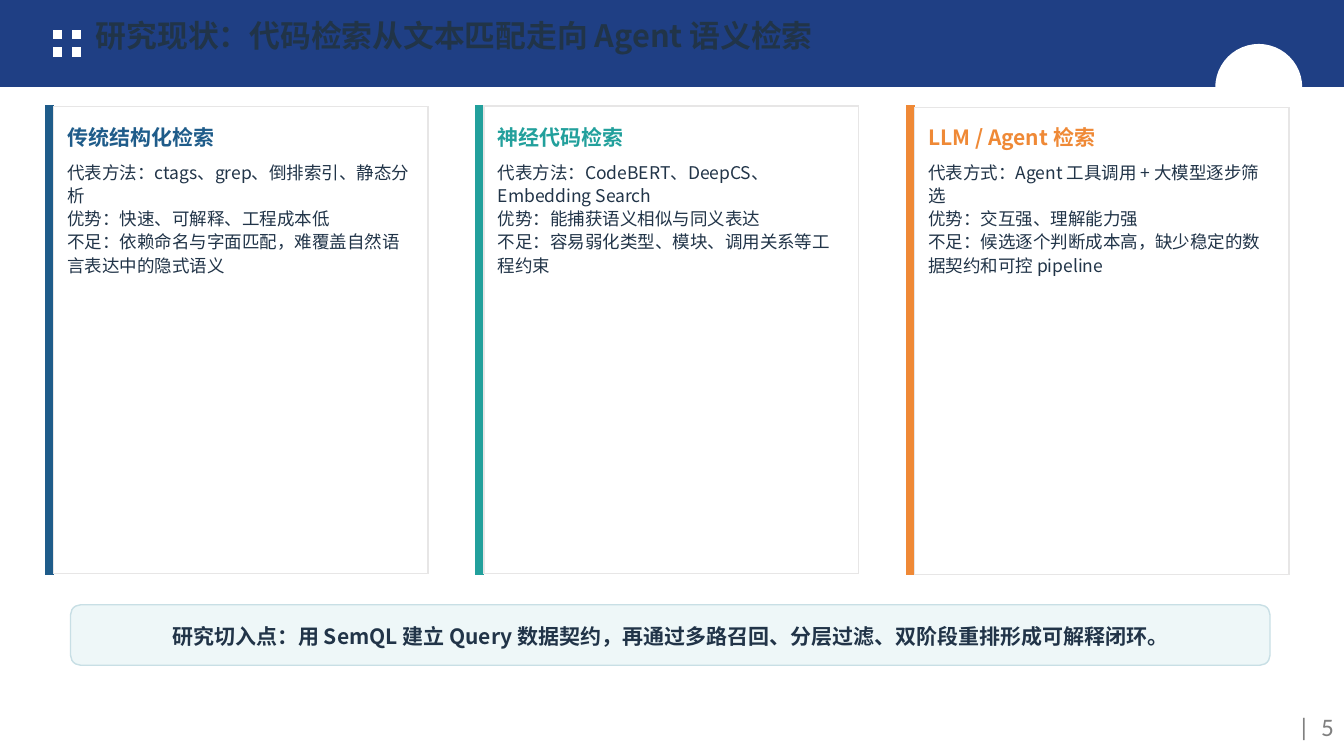
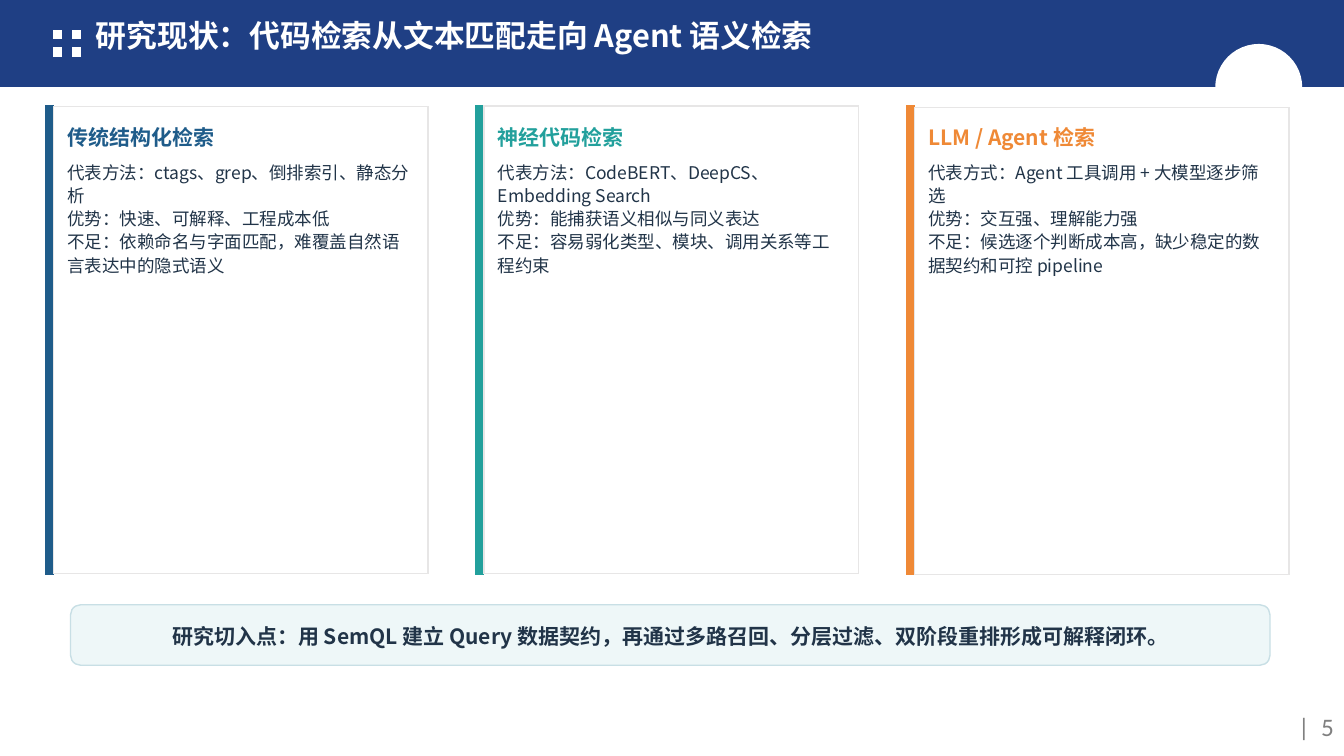
Before and after one commit to FDSE-IntelliDev/CodeSense, a slide deck: slide 5 of 中期答辩ppt_CodeSearch中期答辩.pptx. Drawn at 1344x756 pixels with LibreOffice and Linux fonts; fonts in the diff are those of the drawing; background and template pictures are left out. Boxes give left, top, right and bottom in pixels: in the first picture for what was removed or moved away, otherwise in the second. Text is boxed around its words. In the diff, an @@ line names an element or a change of style, - is before the commit and + after.

```diff
--- a/中期答辩ppt_CodeSearch中期答辩.pptx
+++ b/中期答辩ppt_CodeSearch中期答辩.pptx
@@ title "研究现状：代码检索从文本匹配走向 Agent 语义检索" at [96, 20, 813, 55]: text colour #213448 to #FFFFFF @@
```
Also in this commit, not shown: 1 other slide changed, 1 other file.
